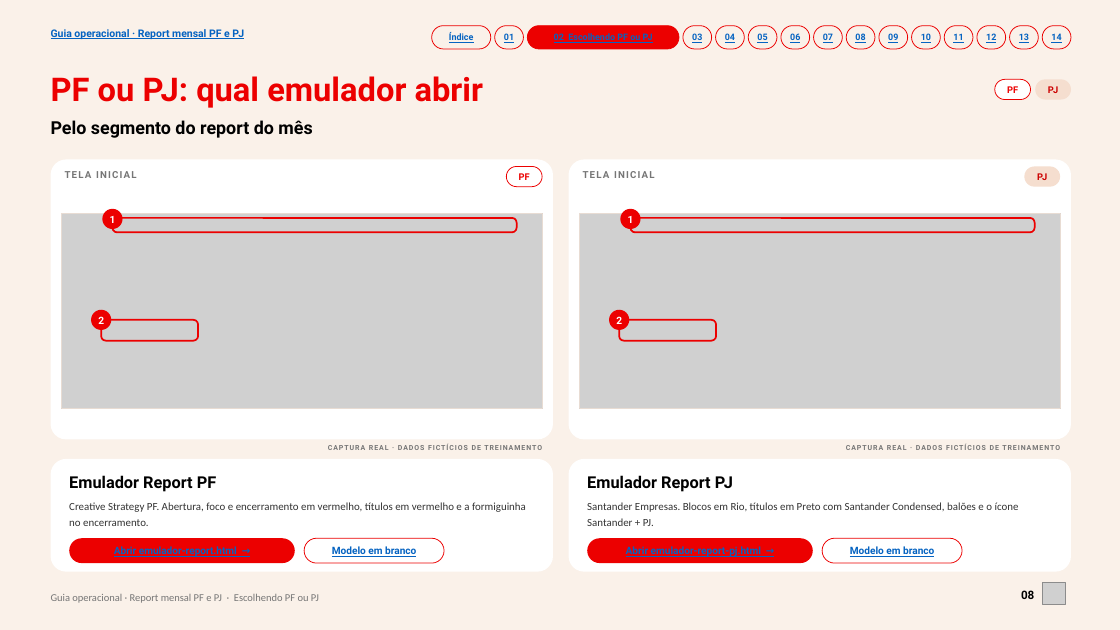
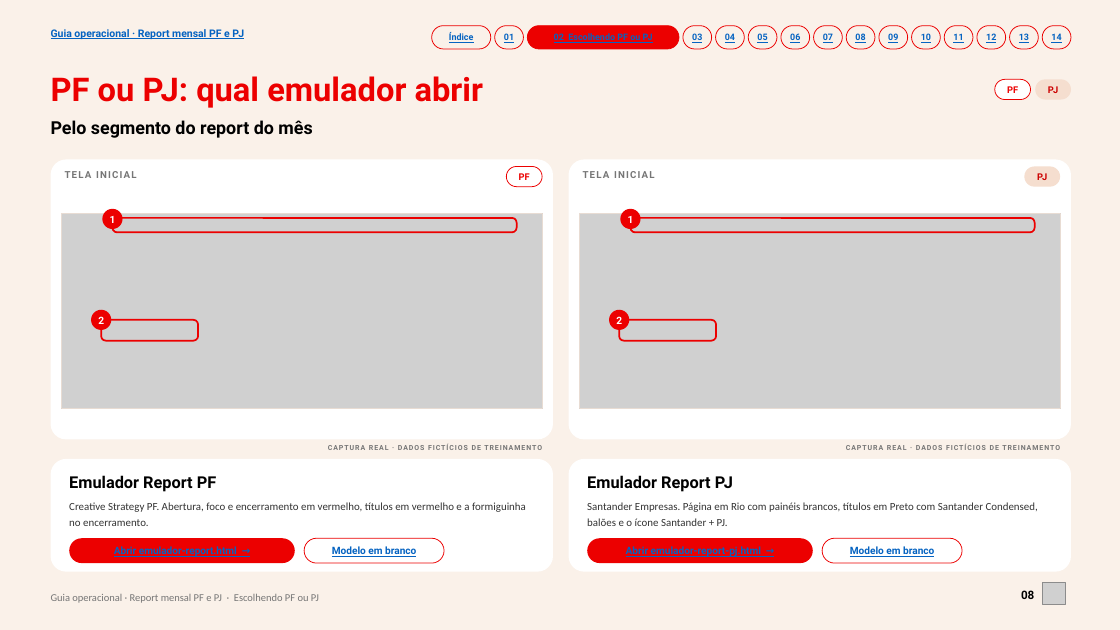
Before and after one commit to fabrizzioriccelli/report_mensal_st, a slide deck: slide 8 of kit/guia-operacional.pptx. Drawn at 1120x630 pixels with LibreOffice and Linux fonts; fonts in the diff are those of the drawing; grey boxes stand for pictures. Boxes give left, top, right and bottom in pixels: in the first picture for what was removed or moved away, otherwise in the second. Text is boxed around its words. In the diff, an @@ line names an element or a change of style, - is before the commit and + after.

```diff
--- a/kit/guia-operacional.pptx
+++ b/kit/guia-operacional.pptx
@@ text at [587,502,1038,526]: text changed @@
-Santander Empresas. Blocos em Rio, títulos em Preto com Santander Condensed, balões e o ícone Santander + PJ.
+Santander Empresas. Página em Rio com painéis brancos, títulos em Preto com Santander Condensed, balões e o ícone Santander + PJ.
```
Also in this commit, not shown: 3 other slides changed, 29 other files.
